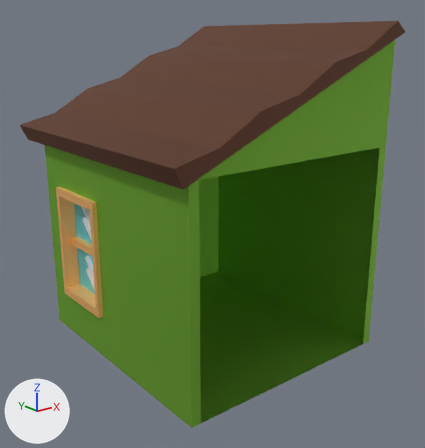
Before and after pictures for a commit that changed the FBX model Assets/_Models/House/garage_inside.fbx.
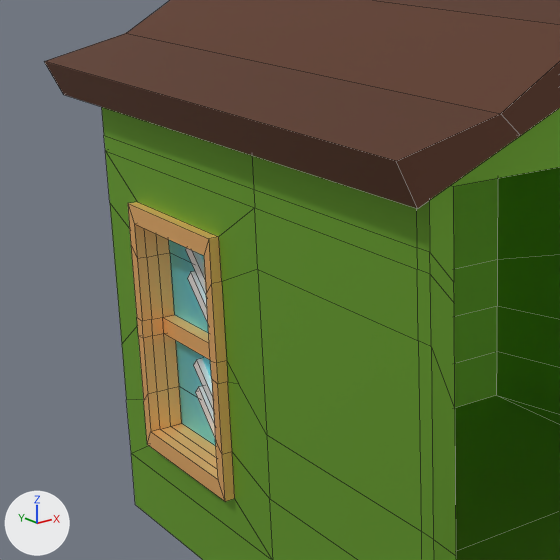
Each version appears first whole from a 50 mm camera at (-9.48, -9.24, 5.58) aimed at (-2.99, -1.14, 2.34), and next in a close-up on the part from 0% to 58% of the width and 22% to 77% of the height. Every picture has the same lights, and +X, +Y and +Z are marked at lower left. The close-ups show mesh edges as thin lines. Where no turn or scale is listed for an object, it has been applied to the vertices.

The first close-up shows 'Garage_inside'.
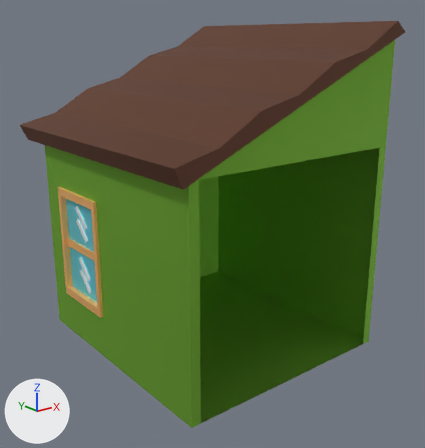
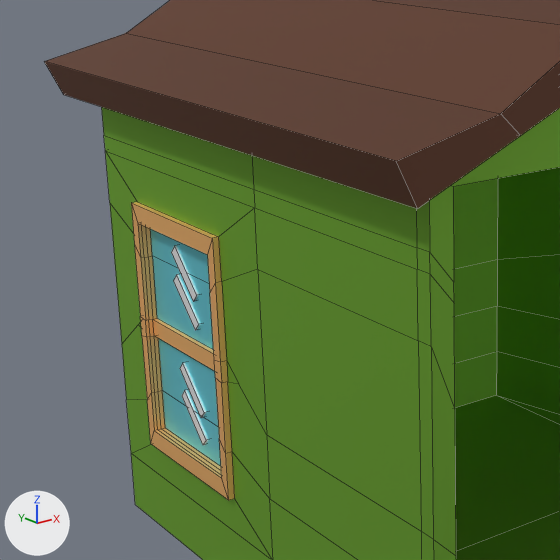
Where the newer file only moved an object's origin or applied its transform, the numbers keep the older frame.

What differs and where, as boxes (x1, y1, x2, y2) in the close-ups (560 x 560 px; the box of a moved part takes in the faces that stretch with it):
part 1 of me_house_01_004, moved or reshaped
    before: (185, 248, 206, 295)
    after: (171, 245, 198, 301)
part 2 of me_house_01_004, moved or reshaped
    before: (188, 271, 208, 324)
    after: (174, 274, 200, 330)
part 3 of me_house_01_004, moved or reshaped
    before: (194, 358, 214, 411)
    after: (180, 362, 206, 418)
part 4 of me_house_01_004, moved or reshaped
    before: (195, 386, 215, 437)
    after: (182, 390, 208, 445)
part 5 of me_house_01_004, moved or reshaped
    before: (204, 237, 235, 501)
    after: (207, 237, 235, 500)
part 6 of me_house_01_004, moved or reshaped
    before: (128, 202, 225, 501)
    after: (131, 202, 229, 500)

Diff of the bpy script that builds the scene:
```diff
--- a/Assets/_Models/House/garage_inside.fbx.py
+++ b/Assets/_Models/House/garage_inside.fbx.py
@@ me_house_01_004 @@
 me_house_01_004.from_pydata(...)  # 202 vertices, 185 faces; spans x -5.37..-0.76, y -3.35..1.68, z 0.02..5.87
 # used by ob_garage_inside; location = (0.0, 0.0, 0.0)
+# me_house_01_004 part 1: the loose piece of 8 vertices spanning x -4.86..-4.73, y -0.04..0.36, z 2.32..2.72 is scaled about its middle by (0.352, 1, 1), then moved by (-0.17, 0.0, 0.0)
+# me_house_01_004 part 2: the loose piece of 8 vertices spanning x -4.86..-4.73, y -0.04..0.36, z 2.08..2.48 is scaled about its middle by (0.352, 1, 1), then moved by (-0.17, 0.0, 0.0)
+# me_house_01_004 part 3: the loose piece of 8 vertices spanning x -4.86..-4.73, y -0.04..0.36, z 1.33..1.73 is scaled about its middle by (0.352, 1, 1), then moved by (-0.17, 0.0, 0.0)
+# me_house_01_004 part 4: the loose piece of 8 vertices spanning x -4.86..-4.73, y -0.04..0.36, z 1.09..1.49 is scaled about its middle by (0.352, 1, 1), then moved by (-0.17, 0.0, 0.0)
+# me_house_01_004 part 5: 30 of the vertices in x -5.1..-4.81, y -0.54..-0.44, z 0.84..2.97 are scaled about their middle by (0.352, 1, 1), then moved by (-0.06, 0.0, 0.0)
+# me_house_01_004 part 6: 30 of the vertices in x -5.1..-4.81, y 0.76..0.86, z 0.84..2.97 are scaled about their middle by (0.352, 1, 1), then moved by (-0.06, 0.0, 0.0)
 me_house_01_004.materials.append(mat_8bc34a_003)
```
